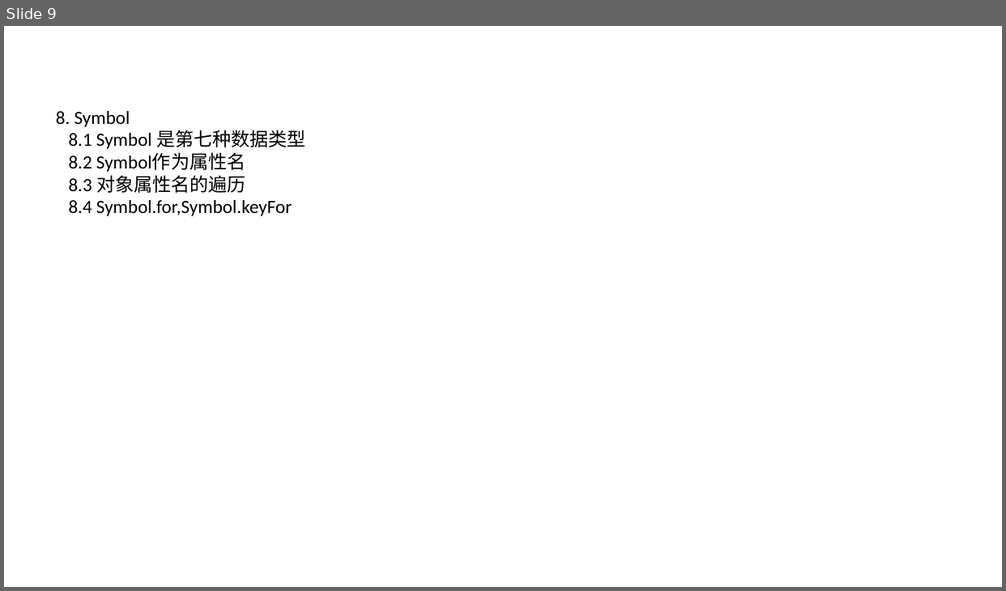
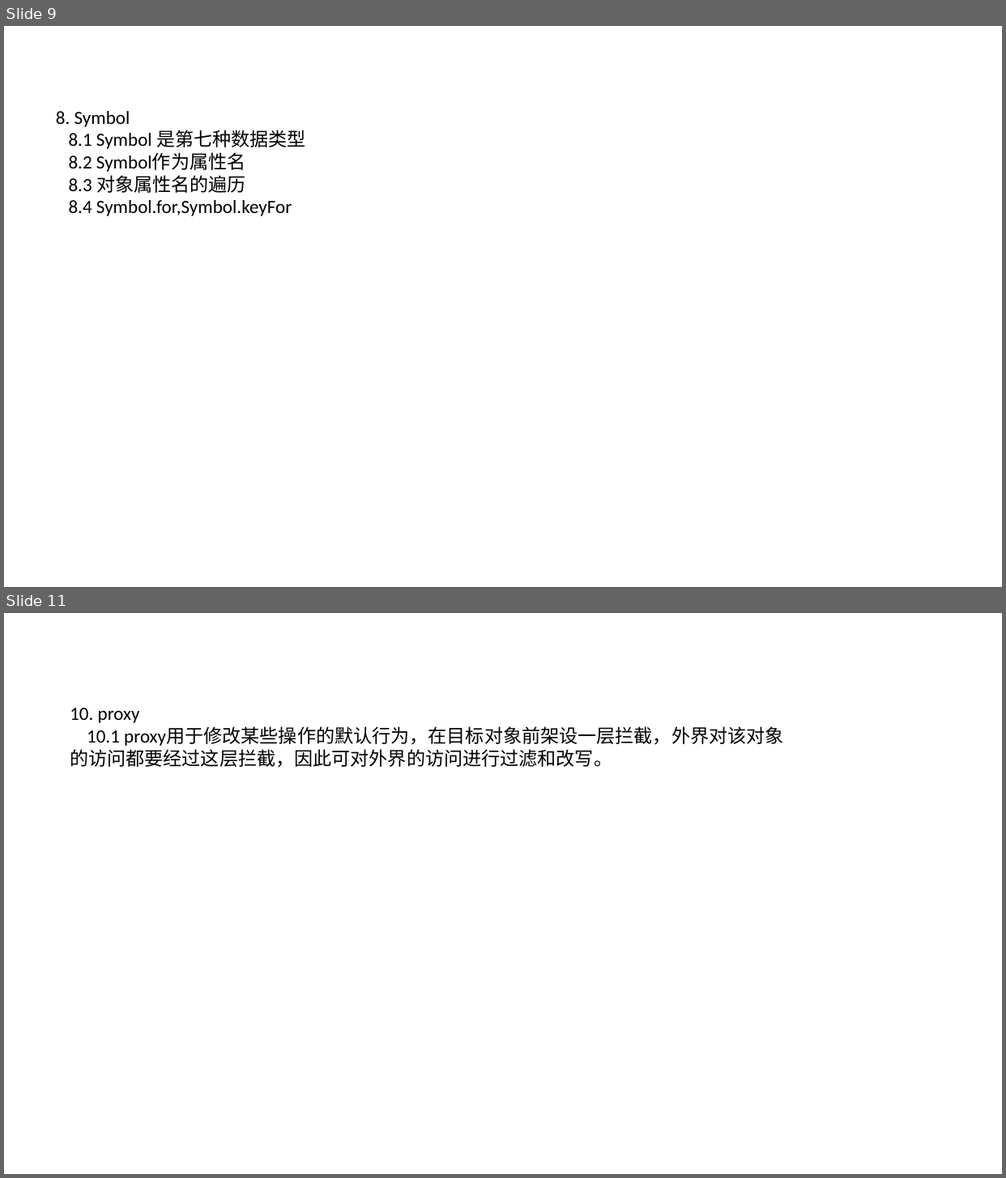
Before and after one commit to hiliny/vetechShare, a slide deck: es6/es6新特性.pptx. Shown one above the other, each under a label of ours: slide 9 before the commit, slides 9 and 11 after it; the slides between them are not shown. The pictures are 1006x591 and 1006x1178 pixels, drawn with LibreOffice and Linux fonts; fonts in the diff are those of the drawing; background and template pictures are left out. Boxes give left, top, right and bottom in pixels: in the first picture for what was removed or moved away, otherwise in the second. Text is boxed around its words. In the diff, an @@ line names an element or a change of style, - is before the commit and + after.

```diff
--- a/es6/es6新特性.pptx
+++ b/es6/es6新特性.pptx
@@ slide 11 added at box(4, 613, 1002, 1174), background picture (left out) @@
@@ text added at box(70, 708, 783, 768), 18 pt, text #000000 @@
+10. proxy
+10.1 proxy用于修改某些操作的默认行为，在目标对象前架设一层拦截，外界对该对象的访问都要经过这层拦截，因此可对外界的访问进行过滤和改写。
```
Also in this commit, not shown: 5 other slides added, 1 slide removed, 9 other files.
